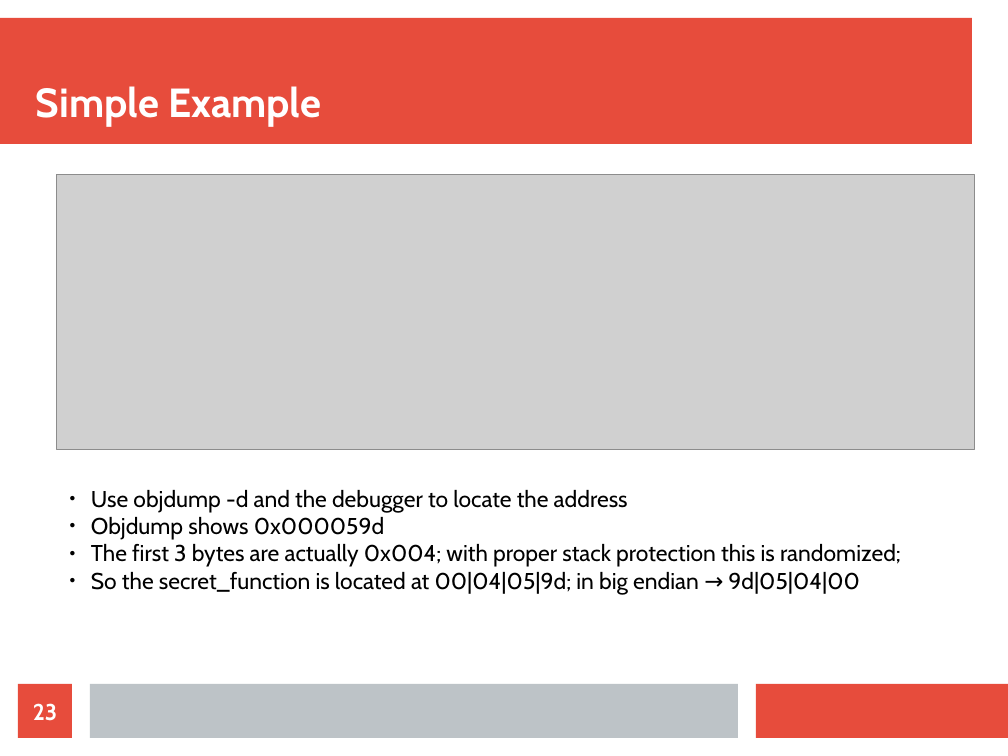
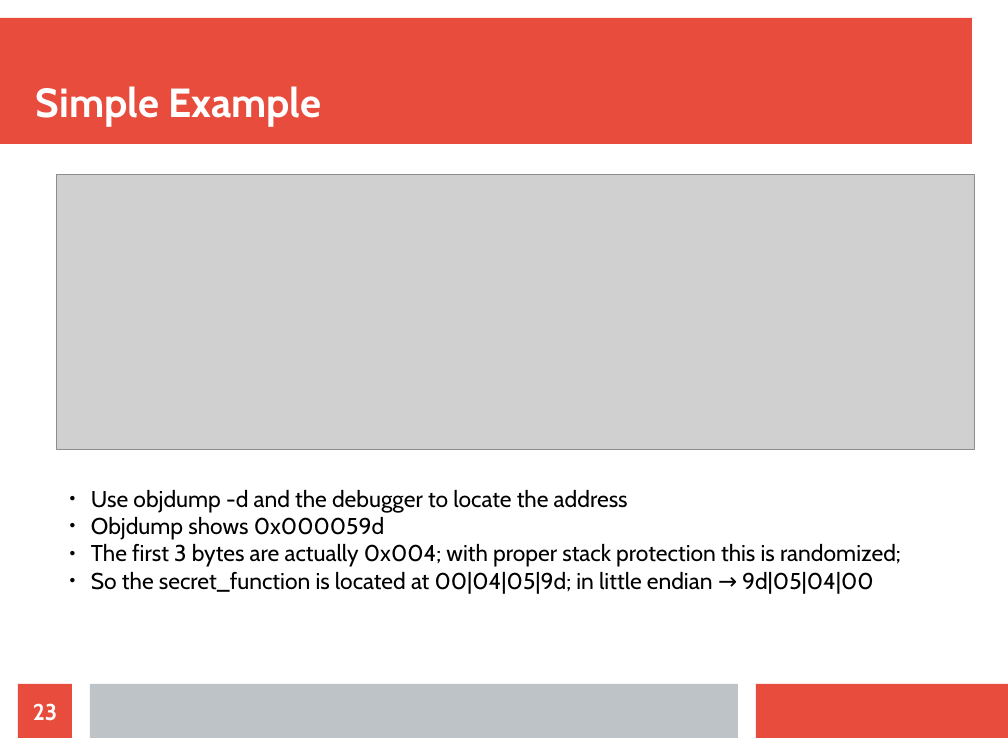
Before and after one commit to CentralArkansasHackers/boftutorial, a slide deck: slide 23 of boftutorial.odp. Drawn at 1008x756 pixels with LibreOffice and Linux fonts; fonts in the diff are those of the drawing; grey boxes stand for pictures. Boxes give left, top, right and bottom in pixels: in the first picture for what was removed or moved away, otherwise in the second. Text is boxed around its words. In the diff, an @@ line names an element or a change of style, - is before the commit and + after.

```diff
--- a/boftutorial.odp
+++ b/boftutorial.odp
@@ text at (91, 572, 874, 594): text changed @@
-● So the secret_function is located at 00|04|05|9d; in big endian → 9d|05|04|00
+● So the secret_function is located at 00|04|05|9d; in little endian → 9d|05|04|00
```
Also in this commit, not shown: 2 other slides changed.
